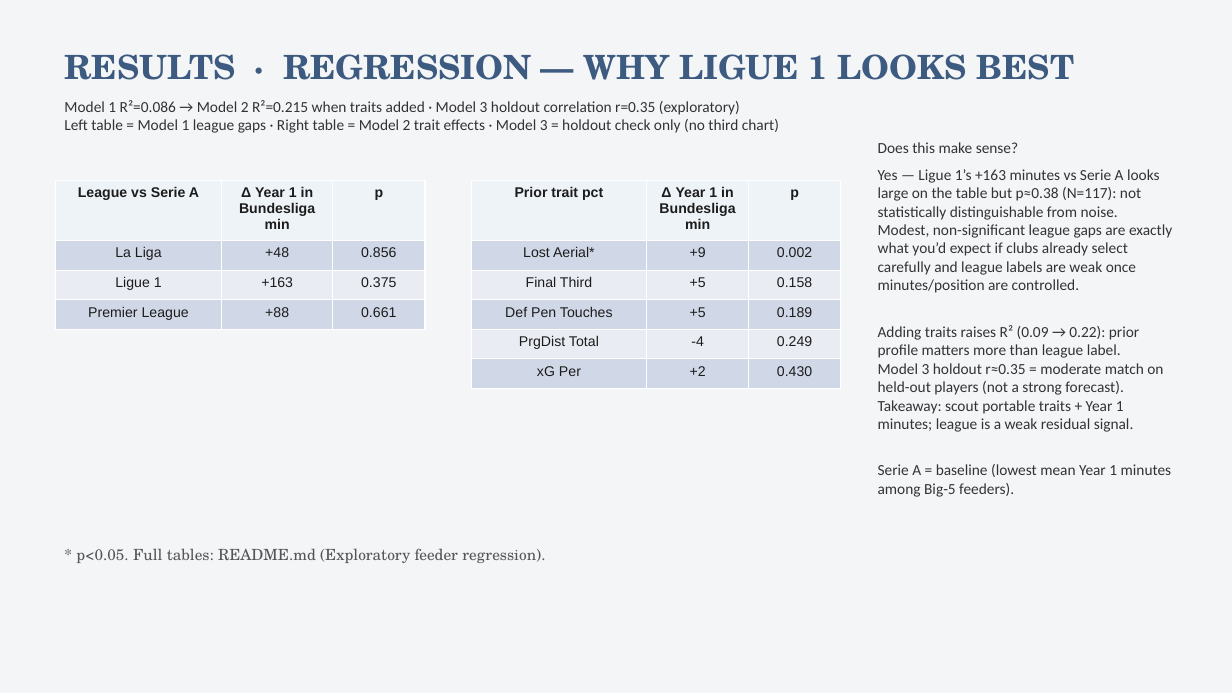
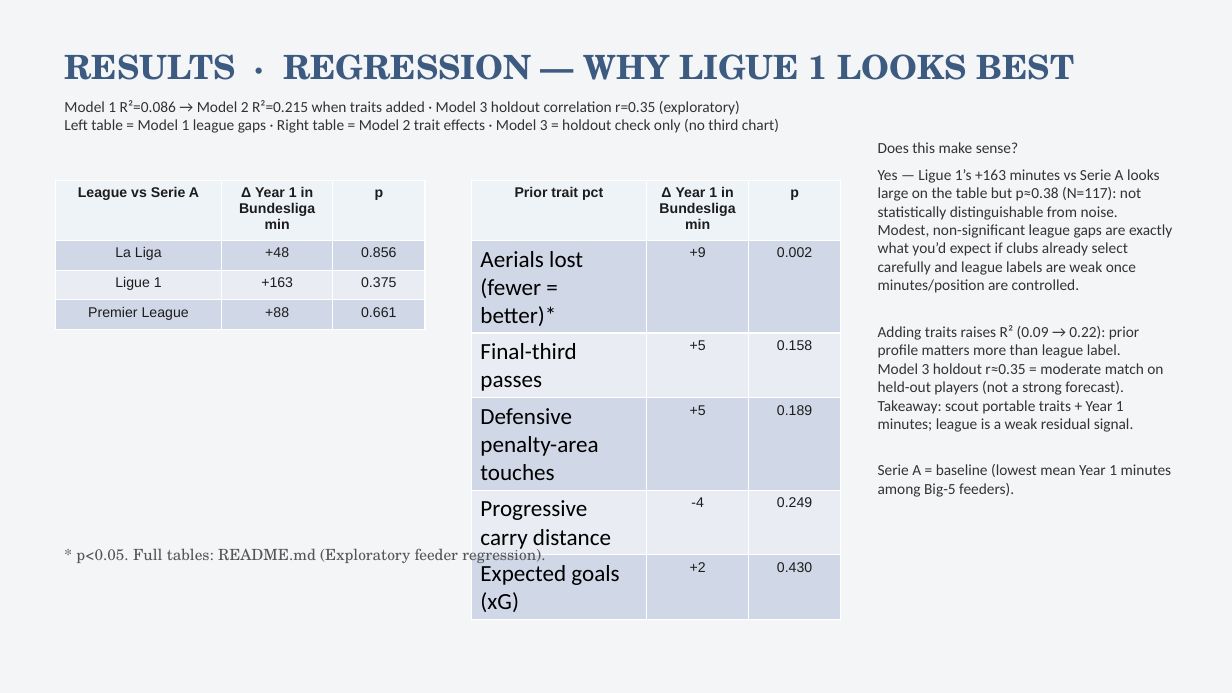
Before and after one commit to colbymorris08/bundesliga-transfer-traits, a slide deck: slide 18 of bundesliga_transfer_traits.pptx. Drawn at 1232x693 pixels with LibreOffice and Linux fonts; fonts in the diff are those of the drawing. Boxes give left, top, right and bottom in pixels: in the first picture for what was removed or moved away, otherwise in the second. Text is boxed around its words. In the diff, an @@ line names an element or a change of style, - is before the commit and + after.

```diff
--- a/bundesliga_transfer_traits.pptx
+++ b/bundesliga_transfer_traits.pptx
@@ table at [471, 180, 841, 616] @@
-row 2, column 1: Lost Aerial*
+row 2, column 1: Aerials lost (fewer = better)*
-row 3, column 1: Final Third
+row 3, column 1: Final-third passes
-row 4, column 1: Def Pen Touches
+row 4, column 1: Defensive penalty-area touches
-row 5, column 1: PrgDist Total
+row 5, column 1: Progressive carry distance
-row 6, column 1: xG Per
+row 6, column 1: Expected goals (xG)
```
Also in this commit, not shown: 4 other slides changed.
